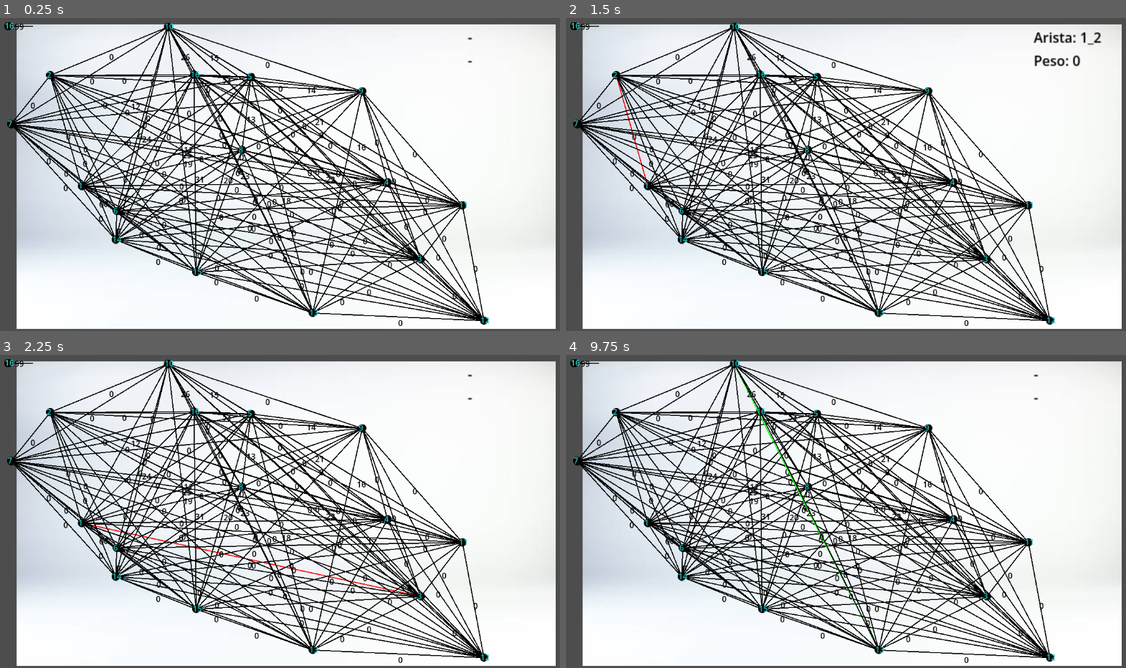
Above: before the commit, frames 1-4 (two rows, left to right).
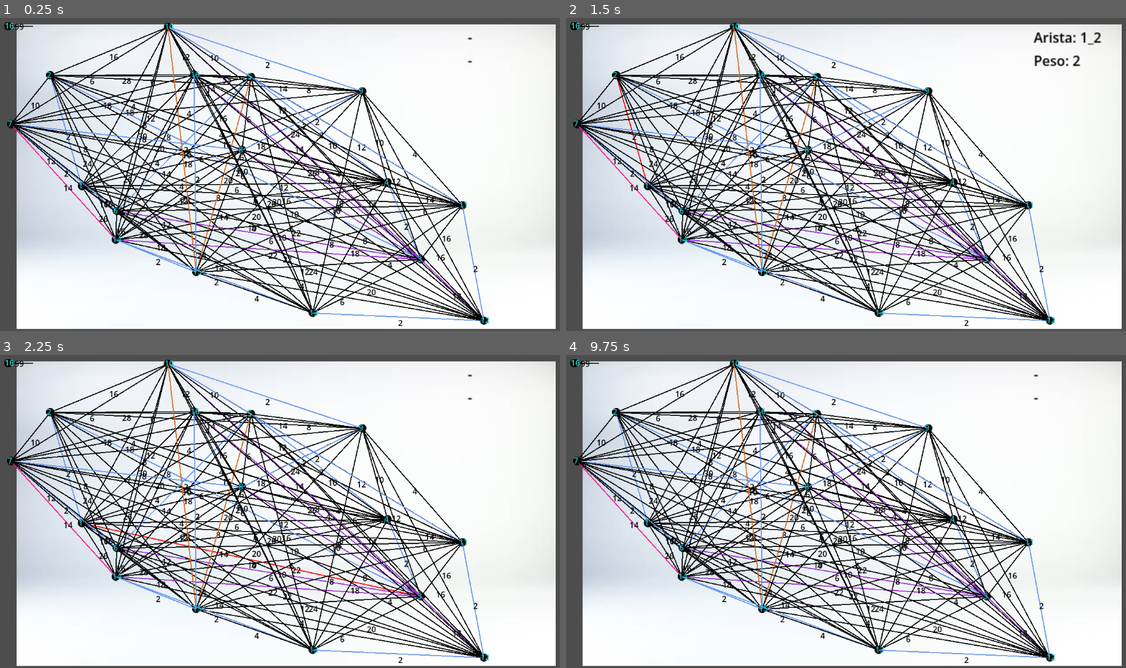
Above: after the commit, the same moments.

Repository: daviddiazm/grafos_en_godot
Game: Godot game, scene res://escenes/init.tscn
Same seed, same stepped clock (60 frames per second), same inputs: the game is played once before the commit and once after it.
Inputs (mouse positions are in pixels of both pictures, inside the frame that each line leads up to):
- Up to frame 1 (0.25 s): no input
- Up to frame 2 (1.5 s): tap Enter at 0.5 s; move the mouse to (571, 27) at 0.52 s; tap Space at 1.25 s; move the mouse to (633, 130) at 1.27 s
- Up to frame 3 (2.25 s): tap Enter at 2 s; move the mouse to (252, 558) at 2.02 s
- Up to frame 4 (9.75 s): tap Space at 2.75, 4.25 s; move the mouse to (801, 520) at 2.77 s; tap Enter at 3.5 s; move the mouse to (734, 467) at 3.52 s; move the mouse to (666, 536) at 4.27 s; move the mouse to (610, 492) at 5.02 s; move the mouse to (728, 505) at 5.77 s; move the mouse to (790, 477) at 6.52 s; move the mouse to (689, 442) at 7.27 s; move the mouse to (840, 533) at 8.02 s; move the mouse to (851, 589) at 8.77 s; move the mouse to (1019, 555) at 9.52 s

The runs differ from the first frame. In frame 1, 5.0% of the frame differs, in the area x 2-87%, y 2-99%; in frame 2, 5.0%; in frame 3, 5.0%; in frame 4, 5.2%.

Commit message:
falta busqueda

Diff:
--- a/escenes/arista.gd
+++ b/escenes/arista.gd
@@ -18,24 +18,31 @@
 	mouse_entered.connect(_on_mouse_entered)
 	mouse_exited.connect(_on_mouse_exited)
 
-
-func create_line(pos1: Vector2, pos2: Vector2, id: String, peso: int) -> void:
+func create_line(pos1: Vector2, pos2: Vector2, id: String, peso: int, color: Color) -> void:
 	id_arista = id
 	peso_valor = peso
 	peso_label.text = str(peso)
 
-	var formaCollision = RectangleShape2D.new()
 	line.add_point(pos1)
 	line.add_point(pos2)
+
+	if color != Color(0,0,0,0):
+		change_normal_color(color)
+	else:
+		change_normal_color(Color.BLACK)
+
+	var formaCollision = RectangleShape2D.new()
 	formaCollision.set_size(Vector2(pos1.distance_to(pos2), line.width))
 	collision.shape = formaCollision
 	collision.position = (pos1 + pos2) / 2
 	peso_label.position = (pos1 + pos2) / 2.0
 	collision.rotation = pos1.angle_to_point(pos2)
 
-func change_normal_color(color: String) ->void:
-	if color:
-		COLOR_NORMAL = color
+func change_normal_color(color: Color) -> void:
+	COLOR_NORMAL = color
+	# ¡AQUÍ ESTÁ LA CLAVE! Tienes que aplicar el color al Line2D visualmente
+	if line:
+		line.default_color = COLOR_NORMAL
 
 func _on_mouse_entered() -> void:
 	mouse_enter_custom.emit(self)
--- a/escenes/graph_system.gd
+++ b/escenes/graph_system.gd
@@ -88,7 +88,7 @@
 
 			if not edge_id in drawn_edges.keys():
 				#drawn_edges.append(edge_id)
-				drawn_edges[edge_id] = {min_v:{}, max_v:{}, arista: {}}
+				drawn_edges[edge_id] = {min_v:visual_vertices[min_v], max_v:visual_vertices[max_v], "arista": {}, "color": ""}
 				_dibujar_linea(visual_vertices[v1].position, visual_vertices[v2].position, edge_id)
 	# print(visual_vertices)
 
@@ -96,28 +96,45 @@
 	var init := get_parent()
 	var nueva_arista = arista.duplicate() as Arista
 	init.add_child(nueva_arista)
-
-	var line = nueva_arista.get_node("Line2D") as Line2D
-	line.clear_points()
-
+	var color = Color.BLACK
 	var peso = 0
 
 	var edge_split = edge_id.split("_")
 	var vector_edge_1 = int(edge_split[0])
 	var vector_edge_2 = int(edge_split[1])
 
-	#if vector_edge_1 % 5 == 0 and vector_edge_2 % 5 == 0:
-	if vector_edge_1 % 5 == 0:
+	if vector_edge_1 % 5 == 0 and vector_edge_2 % 5 == 0:
 		peso = vector_edge_1 + vector_edge_2
-		#nueva_arista.change_normal_color("BLUE")
-		nueva_arista.COLOR_NORMAL = Color.GREEN
+		color = Color.CHOCOLATE
+
+	if vector_edge_1 == 3 and vector_edge_2 % 2 == 0 and vector_edge_2 > 4:
+		peso = -2
+		color = Color.DARK_ORCHID
+	if vector_edge_1 == 7 and vector_edge_2  == 14 :
+		peso = -4
+		color = Color.DEEP_PINK
+	if comprobarAbsoluto(vector_edge_1, vector_edge_2) == 1:
+		peso = 1
+		color = Color.CORNFLOWER_BLUE
+
+	peso = comprobarAbsoluto(vector_edge_1,vector_edge_2) * 2
+
+	var line = nueva_arista.get_node("Line2D") as Line2D
+	line.clear_points()
 
 
-	nueva_arista.create_line(pos1, pos2, edge_id, peso)
+	nueva_arista.create_line(pos1, pos2, edge_id, peso, color)
 
 	nueva_arista.mouse_enter_custom.connect(_on_arista_mouse_enter_custom)
 	nueva_arista.mouse_exit_custom.connect(_on_arista_mouse_exit_custom)
 
+
+func comprobarAbsoluto(num1:int, num2:int):
+	var resta = num1 - num2
+	var valorAbsoluto = 0
+	if resta < 0:
+		valorAbsoluto = resta * -1
+	return valorAbsoluto
 
 func _on_arista_mouse_enter_custom(a: Arista) -> void:
 	label_id.text = "Arista: " + a.id_arista
